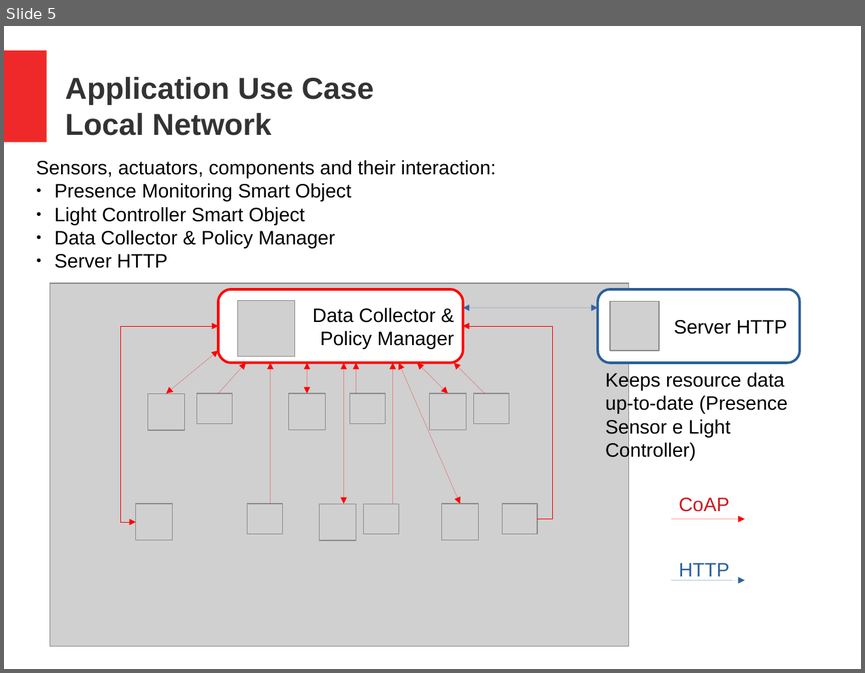
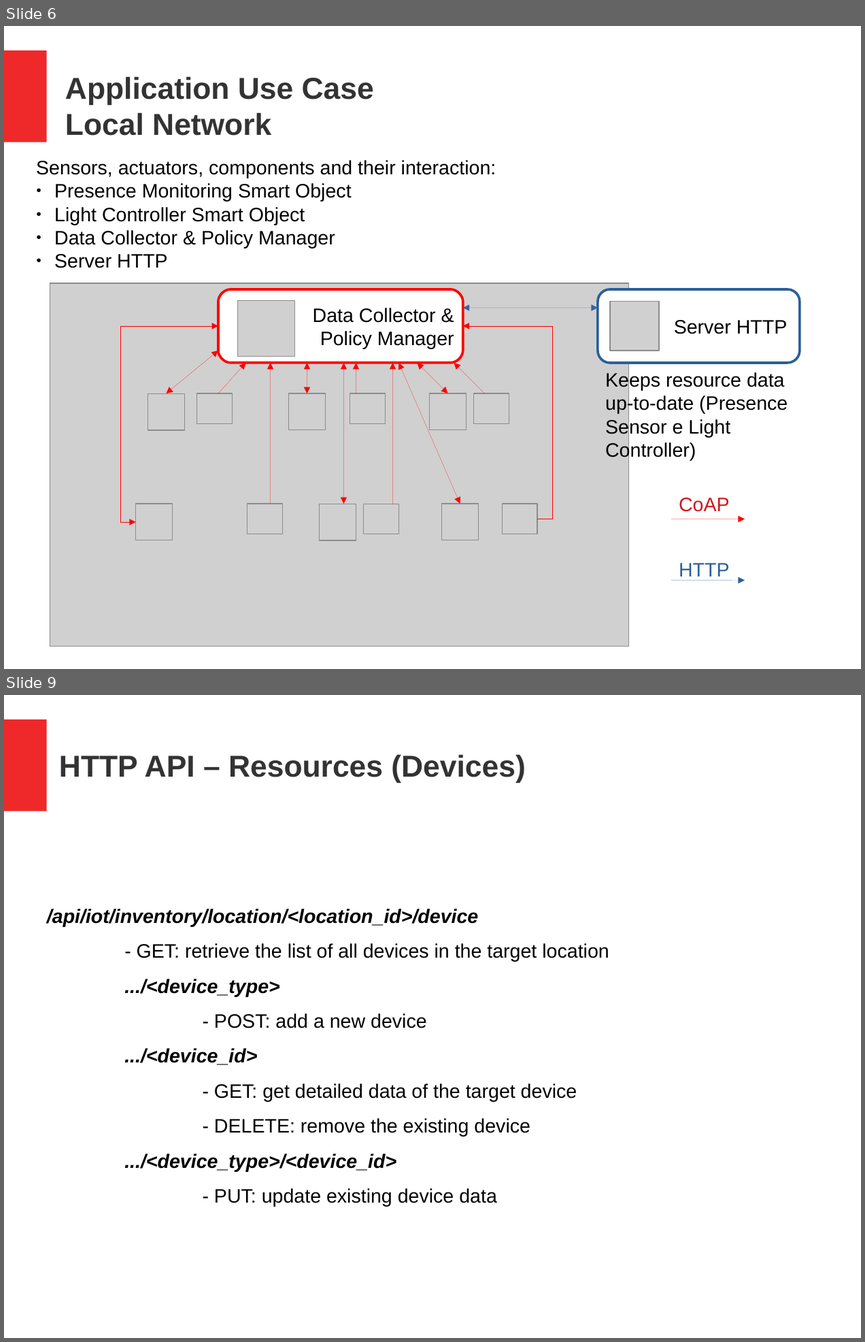
Before and after one commit to MatteoSpaggiari/smartHome, a slide deck: presentazione.odp. Shown one above the other, each under a label of ours: slide 5 before the commit, slides 6 and 9 after it; the slides between them are not shown. The pictures are 865x673 and 865x1342 pixels, drawn with LibreOffice and Linux fonts; fonts in the diff are those of the drawing; grey boxes stand for pictures. Boxes give left, top, right and bottom in pixels: in the first picture for what was removed or moved away, otherwise in the second. Text is boxed around its words. In the diff, an @@ line names an element or a change of style, - is before the commit and + after.

```diff
--- a/presentazione.odp
+++ b/presentazione.odp
@@ slide 9 added at (x1=4, y1=695, x2=861, y2=1338), background #FFFFFF; not listed: 1 template element that a slide beside it also shows @@
@@ title added at (x1=59, y1=754, x2=525, y2=783), 28 pt, text #333333, bold @@
+HTTP API – Resources (Devices)
@@ subtitle added at (x1=47, y1=909, x2=609, y2=1206), 18 pt, text #000000 @@
+/api/iot/inventory/location/<location_id>/device
+- GET: retrieve the list of all devices in the target location
+.../<device_type>
+- POST: add a new device
+.../<device_id>
+- GET: get detailed data of the target device
+- DELETE: remove the existing device
+.../<device_type>/<device_id>
+- PUT: update existing device data
@@ what was slide 5 is now slide 6 @@
```
Also in this commit, not shown: 3 slides changed, 2 other slides added, 1 slide removed, 45 other files.
